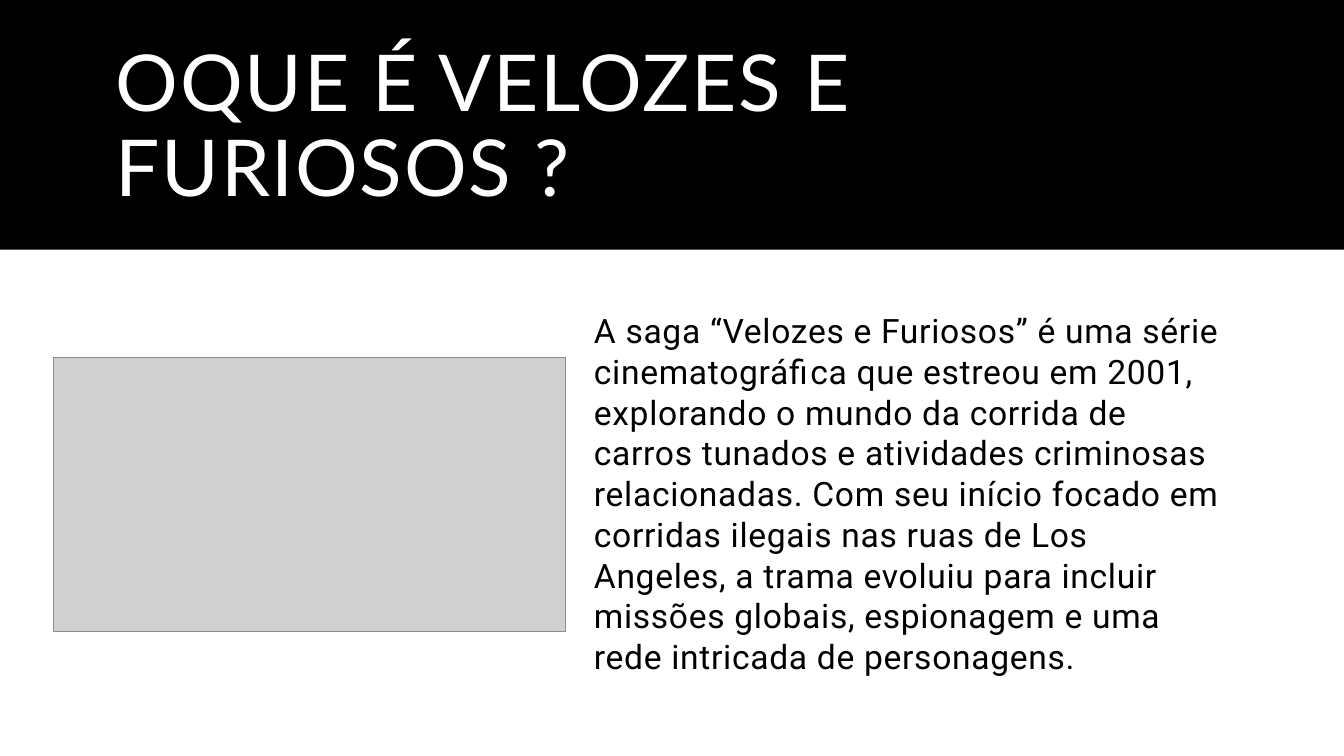
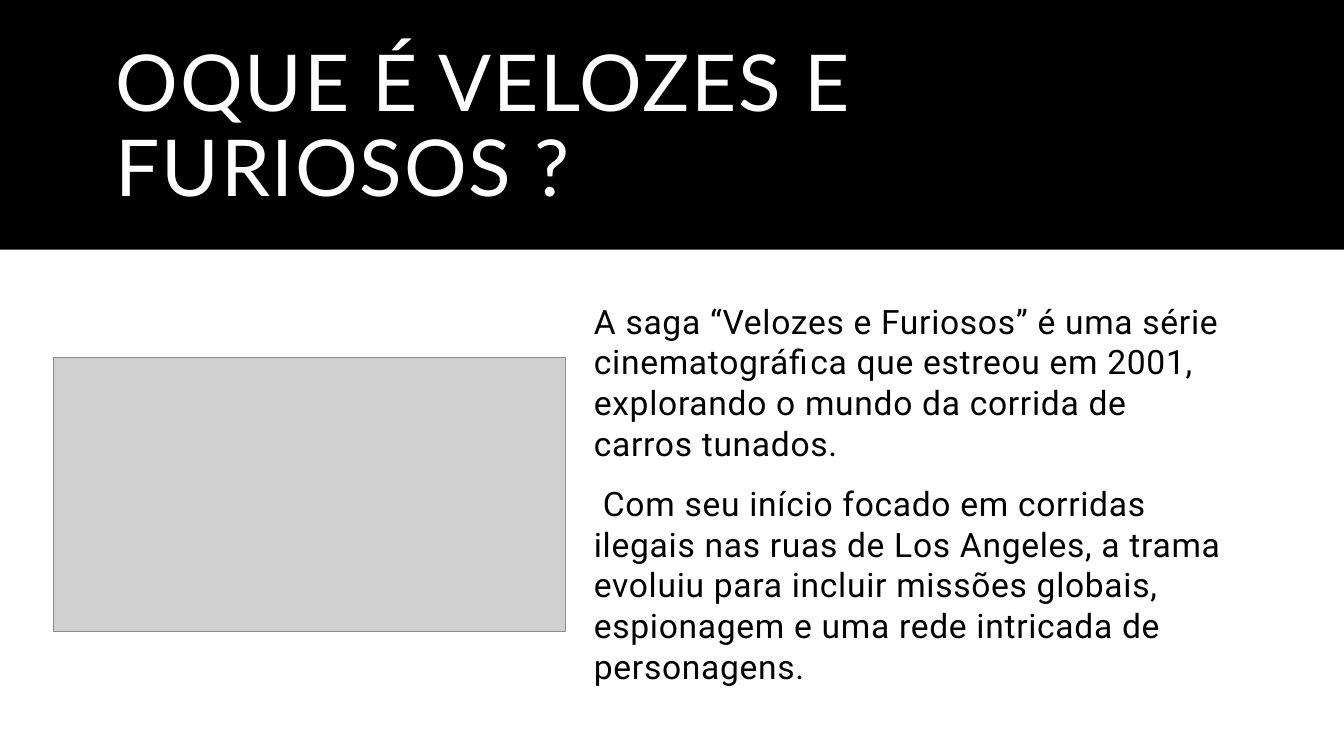
Before and after one commit to AntonioGoncalvesSousa/Projeto-Individual, a slide deck: slide 2 of Documentação/Documentação Proj.pptx. Drawn at 1344x756 pixels with LibreOffice and Linux fonts; fonts in the diff are those of the drawing; grey boxes stand for pictures. Boxes give left, top, right and bottom in pixels: in the first picture for what was removed or moved away, otherwise in the second. Text is boxed around its words. In the diff, an @@ line names an element or a change of style, - is before the commit and + after.

```diff
--- a/Documentação/Documentação Proj.pptx
+++ b/Documentação/Documentação Proj.pptx
@@ text at bbox=[594, 308, 1219, 686]: text changed @@
-A saga “Velozes e Furiosos” é uma série cinematográfica que estreou em 2001, explorando o mundo da corrida de carros tunados e atividades criminosas relacionadas. Com seu início focado em corridas ilegais nas ruas de Los Angeles, a trama evoluiu para incluir missões globais, espionagem e uma rede intricada de personagens.
+A saga “Velozes e Furiosos” é uma série cinematográfica que estreou em 2001, explorando o mundo da corrida de carros tunados.
+Com seu início focado em corridas ilegais nas ruas de Los Angeles, a trama evoluiu para incluir missões globais, espionagem e uma rede intricada de personagens.
```
Also in this commit, not shown: 2 other slides changed, 1 slide added, 1 slide removed, 6 other files.
